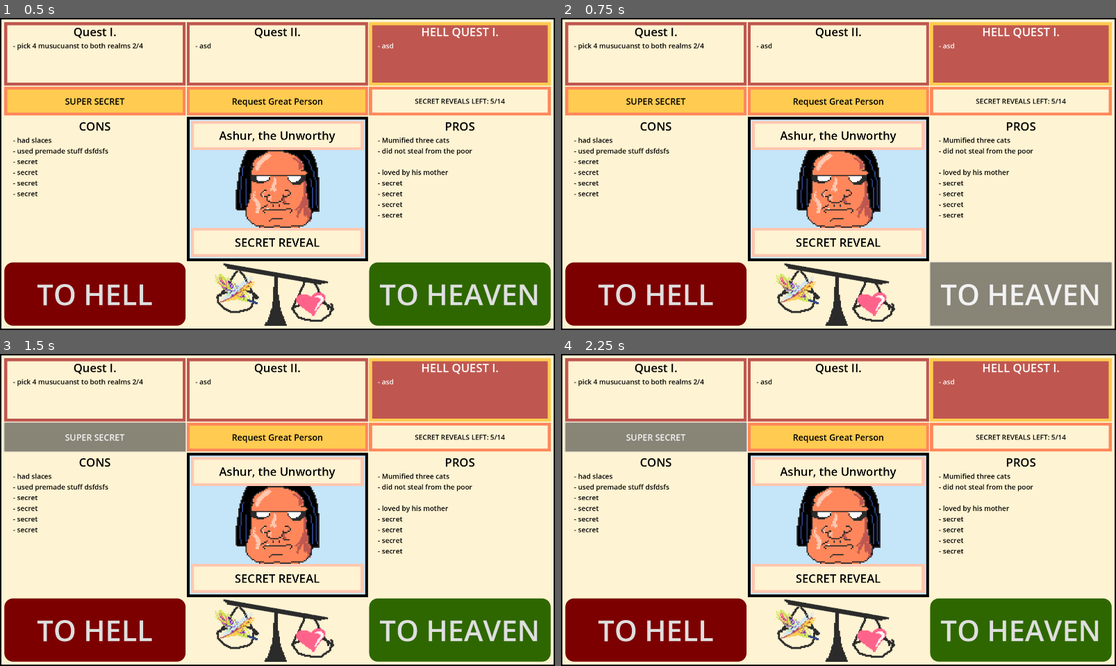
Above: before the commit, frames 1-4 (two rows, left to right).
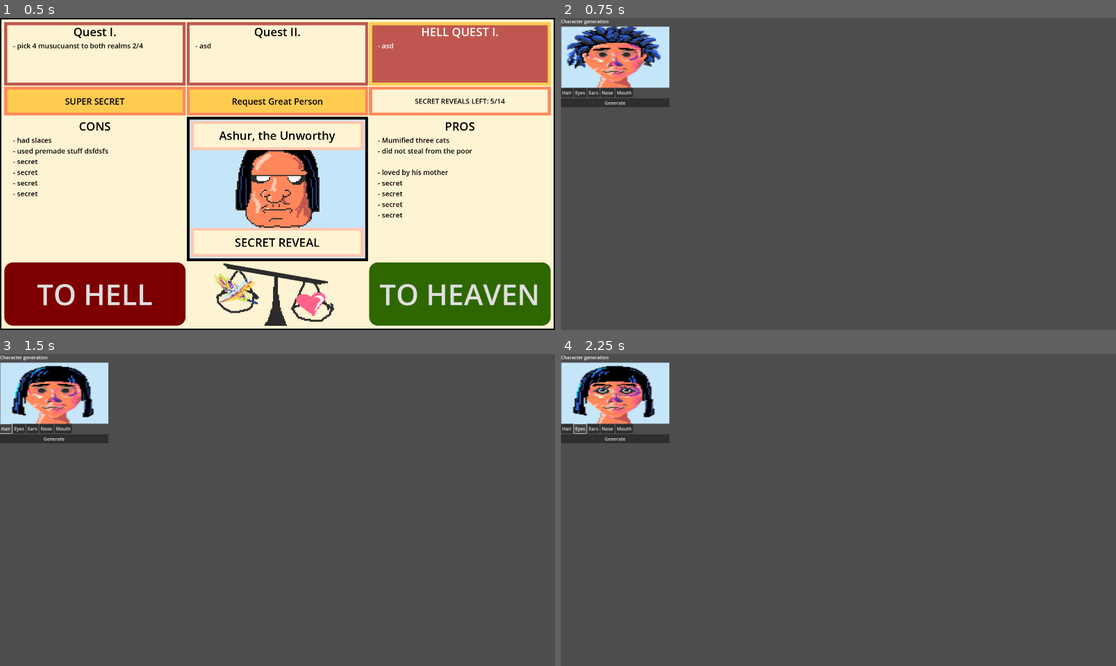
Above: after the commit, the same moments.

Repository: ekaktusz/anoobis
Game: Godot game, scene res://tinder_scene.tscn
Same seed, same stepped clock (60 frames per second), same inputs: the game is played once before the commit and once after it.
Inputs (mouse positions are in pixels of both pictures, inside the frame that each line leads up to):
- Up to frame 1 (0.5 s): no input
- Up to frame 2 (0.75 s): click "TO HEAVEN" at 0.5 s
- Up to frame 3 (1.5 s): click (5, 428) at 1.25 s, where only the run after the commit has a clickable "Hair"
- Up to frame 4 (2.25 s): click (577, 428) at 2 s, where only the run after the commit has a clickable "Eyes"

Frame 1 is identical in both runs. In frame 2, 100% of the frame differs, in the area x 0-100%, y 0-100%; in frame 3, 100%; in frame 4, 100%.

Commit message:
Real assets are loaded in and linked to the character generator. Character generator feature is temporarily linked to the toheaven button.

Diff:
--- a/character_generator.gd
+++ b/character_generator.gd
@@ -2,15 +2,48 @@
 
 extends Control
 
-var hairs : Array = [
-	preload ("res://images/dummy_face_parts/hair1.png"),
-	preload ("res://images/dummy_face_parts/hair2.png"),
-	preload ("res://images/dummy_face_parts/hair3.png"),
+var hair_fronts : Array = [
+	preload ("res://images/face_parts/hair_A_front.png"),
+	preload ("res://images/face_parts/hair_B_front.png"),
+	preload ("res://images/face_parts/hair_C_front.png"),
+	preload ("res://images/face_parts/hair_D_front.png"),
+]
+
+var hair_backs : Array = [
+	preload ("res://images/face_parts/hair_A_back.png"),
+	preload ("res://images/face_parts/hair_B_back.png"),
 ]
 
 var eyes : Array = [
-	preload ("res://images/dummy_face_parts/eyes1.png"),
-	preload ("res://images/dummy_face_parts/eyes2.png"),
+	preload ("res://images/face_parts/eyes_A.png"),
+	preload ("res://images/face_parts/eyes_B.png"),
+	preload ("res://images/face_parts/eyes_C.png"),
+	preload ("res://images/face_parts/eyes_D.png"),
+]
+#TODO: Skin tones are mashed together with skin shapes
+var skins : Array = [
+	preload ("res://images/face_parts/skin_A1.png"),
+	preload ("res://images/face_parts/skin_A2.png"),
+	preload ("res://images/face_parts/skin_B1.png"),
+	preload ("res://images/face_parts/skin_B2.png"),
+	preload ("res://images/face_parts/skin_C1.png"),
+	preload ("res://images/face_parts/skin_C2.png"),
+	preload ("res://images/face_parts/skin_D1.png"),
+	preload ("res://images/face_parts/skin_D2.png"),
+]
+
+var noses : Array = [
+	preload ("res://images/face_parts/nose_A.png"),
+	preload ("res://images/face_parts/nose_B.png"),
+	preload ("res://images/face_parts/nose_C.png"),
+	preload ("res://images/face_parts/nose_D.png"),
+]
+
+var mouths : Array = [
+	preload ("res://images/face_parts/mouth_A.png"),
+	preload ("res://images/face_parts/mouth_B.png"),
+	preload ("res://images/face_parts/mouth_C.png"),
+	preload ("res://images/face_parts/mouth_D.png"),
 ]
 
 var current_hair_id : int
@@ -22,8 +55,8 @@
 	current_hair_id = 0
 	current_eye_id = 0
 
-	$VBoxContainer/PortraitContainer/HairLayer/HairSprite.texture = hairs[current_hair_id]
-	$VBoxContainer/PortraitContainer/EyesLayer/EyesSprite.texture = eyes[current_eye_id]
+	$VBoxContainer/PortraitContainer/HairLayer/HairTexture.texture = hair_fronts[current_hair_id]
+	$VBoxContainer/PortraitContainer/EyesLayer/EyesTexture.texture = eyes[current_eye_id]
 
 
 # Called every frame. 'delta' is the elapsed time since the previous frame.
@@ -32,13 +65,13 @@
 
 
 func _on_hair_button_pressed() -> void:
-	current_hair_id = (current_hair_id + 1)%hairs.size()
-	$VBoxContainer/PortraitContainer/HairLayer/HairSprite.texture = hairs[current_hair_id]
+	current_hair_id = (current_hair_id + 1)%hair_fronts.size()
+	$VBoxContainer/PortraitContainer/HairLayer/HairTexture.texture = hair_fronts[current_hair_id]
 
 
 func _on_eyes_button_pressed() -> void:
 	current_eye_id = (current_eye_id + 1)%eyes.size()
-	$VBoxContainer/PortraitContainer/EyesLayer/EyesSprite.texture = eyes[current_eye_id]
+	$VBoxContainer/PortraitContainer/EyesLayer/EyesTexture.texture = eyes[current_eye_id]
 
 
 func _on_ears_button_pressed() -> void:
--- a/character_generator.tscn
+++ b/character_generator.tscn
@@ -1,9 +1,11 @@
-[gd_scene load_steps=5 format=3 uid="uid://punfu476axs3"]
+[gd_scene load_steps=7 format=3 uid="uid://punfu476axs3"]
 
 [ext_resource type="Script" path="res://character_generator.gd" id="1_ggyww"]
-[ext_resource type="Texture2D" uid="uid://bdyoqg3bewokx" path="res://images/dummy_face_parts/full_face_wo_bg_no_hair_no_eyes.png" id="2_ggg4x"]
-[ext_resource type="Texture2D" uid="uid://gg7v35spvqfs" path="res://images/dummy_face_parts/hair1.png" id="3_e4m5p"]
-[ext_resource type="Texture2D" uid="uid://bhxe1dpbiecu2" path="res://images/dummy_face_parts/eyes1.png" id="4_wspcr"]
+[ext_resource type="Texture2D" uid="uid://d3xno22v8rhl6" path="res://images/face_parts/skin_A1.png" id="2_w27cp"]
+[ext_resource type="Texture2D" uid="uid://dx54x4gpxgp24" path="res://images/face_parts/hair_A_back.png" id="3_5eabk"]
+[ext_resource type="Texture2D" uid="uid://d14g7qnqysiwb" path="res://images/face_parts/eyes_A.png" id="4_mg3ep"]
+[ext_resource type="Texture2D" uid="uid://bhuyqwtotgvmk" path="res://images/face_parts/mouth_A.png" id="5_wbyvb"]
+[ext_resource type="Texture2D" uid="uid://ci3wp4gkap78o" path="res://images/face_parts/nose_A.png" id="6_wn64c"]
 
 [node name="Node2D" type="Control"]
 layout_mode = 3
@@ -11,6 +13,7 @@
 script = ExtResource("1_ggyww")
 
 [node name="VBoxContainer" type="VBoxContainer" parent="."]
+layout_mode = 0
 offset_right = 40.0
 offset_bottom = 40.0
 
@@ -31,32 +34,50 @@
 offset_bottom = 242.0
 color = Color(0.772549, 0.898039, 0.976471, 1)
 
-[node name="FullHeadLayer" type="CanvasLayer" parent="VBoxContainer/PortraitContainer"]
+[node name="SkinLayer" type="CanvasLayer" parent="VBoxContainer/PortraitContainer"]
 
-[node name="FullHeadSprite" type="TextureRect" parent="VBoxContainer/PortraitContainer/FullHeadLayer"]
+[node name="SkinTexture" type="TextureRect" parent="VBoxContainer/PortraitContainer/SkinLayer"]
 offset_left = 1.0
 offset_top = 30.0
 offset_right = 375.0
 offset_bottom = 242.0
-texture = ExtResource("2_ggg4x")
+texture = ExtResource("2_w27cp")
 
 [node name="HairLayer" type="CanvasLayer" parent="VBoxContainer/PortraitContainer"]
 
-[node name="HairSprite" type="TextureRect" parent="VBoxContainer/PortraitContainer/HairLayer"]
+[node name="HairTexture" type="TextureRect" parent="VBoxContainer/PortraitContainer/HairLayer"]
 offset_left = 1.0
 offset_top = 30.0
 offset_right = 375.0
 offset_bottom = 242.0
-texture = ExtResource("3_e4m5p")
+texture = ExtResource("3_5eabk")
 
 [node name="EyesLayer" type="CanvasLayer" parent="VBoxContainer/PortraitContainer"]
 
-[node name="EyesSprite" type="TextureRect" parent="VBoxContainer/PortraitContainer/EyesLayer"]
+[node name="EyesTexture" type="TextureRect" parent="VBoxContainer/PortraitContainer/EyesLayer"]
 offset_left = 1.0
 offset_top = 30.0
 offset_right = 375.0
 offset_bottom = 242.0
-texture = ExtResource("4_wspcr")
+texture = ExtResource("4_mg3ep")
+
+[node name="MouthLayer" type="CanvasLayer" parent="VBoxContainer/PortraitContainer"]
+
+[node name="MouthTexture" type="TextureRect" parent="VBoxContainer/PortraitContainer/MouthLayer"]
+offset_left = 1.0
+offset_top = 30.0
+offset_right = 375.0
+offset_bottom = 242.0
+texture = ExtResource("5_wbyvb")
+
+[node name="NoseLayer" type="CanvasLayer" parent="VBoxContainer/PortraitContainer"]
+
+[node name="NoseTexture" type="TextureRect" parent="VBoxContainer/PortraitContainer/NoseLayer"]
+offset_left = 1.0
+offset_top = 30.0
+offset_right = 375.0
+offset_bottom = 242.0
+texture = ExtResource("6_wn64c")
 
 [node name="GeneratePartsHBox" type="HBoxContainer" parent="VBoxContainer"]
 layout_mode = 2
--- a/tinder_scene.gd
+++ b/tinder_scene.gd
@@ -18,3 +18,7 @@
 
 func _on_generate_char_button_pressed() -> void:
 	get_tree().change_scene_to_file("res://character_generator.tscn")
+
+
+func _on_heaven_button_pressed() -> void:
+	get_tree().change_scene_to_file("res://character_generator.tscn")
--- a/tinder_scene.tscn
+++ b/tinder_scene.tscn
@@ -477,3 +477,5 @@
 theme_override_font_sizes/font_size = 100
 theme_override_styles/normal = SubResource("StyleBoxFlat_wtq0w")
 text = "TO HEAVEN"
+
+[connection signal="pressed" from="MarginContainer/HBoxContainer/RightVboxContainer/HeavenButton" to="." method="_on_heaven_button_pressed"]
Binary file added: images/face_parts/eyes_A.png
Not shown, added: images/face_parts/eyes_A.png.import
Binary file added: images/face_parts/eyes_B.png
Not shown, added: images/face_parts/eyes_B.png.import
Binary file added: images/face_parts/eyes_C.png
Not shown, added: images/face_parts/eyes_C.png.import
Binary file added: images/face_parts/eyes_D.png
Not shown, added: images/face_parts/eyes_D.png.import
Binary file added: images/face_parts/hair_A_back.png
Not shown, added: images/face_parts/hair_A_back.png.import
Binary file added: images/face_parts/hair_A_front.png
Not shown, added: images/face_parts/hair_A_front.png.import
(and 40 more such lines)
